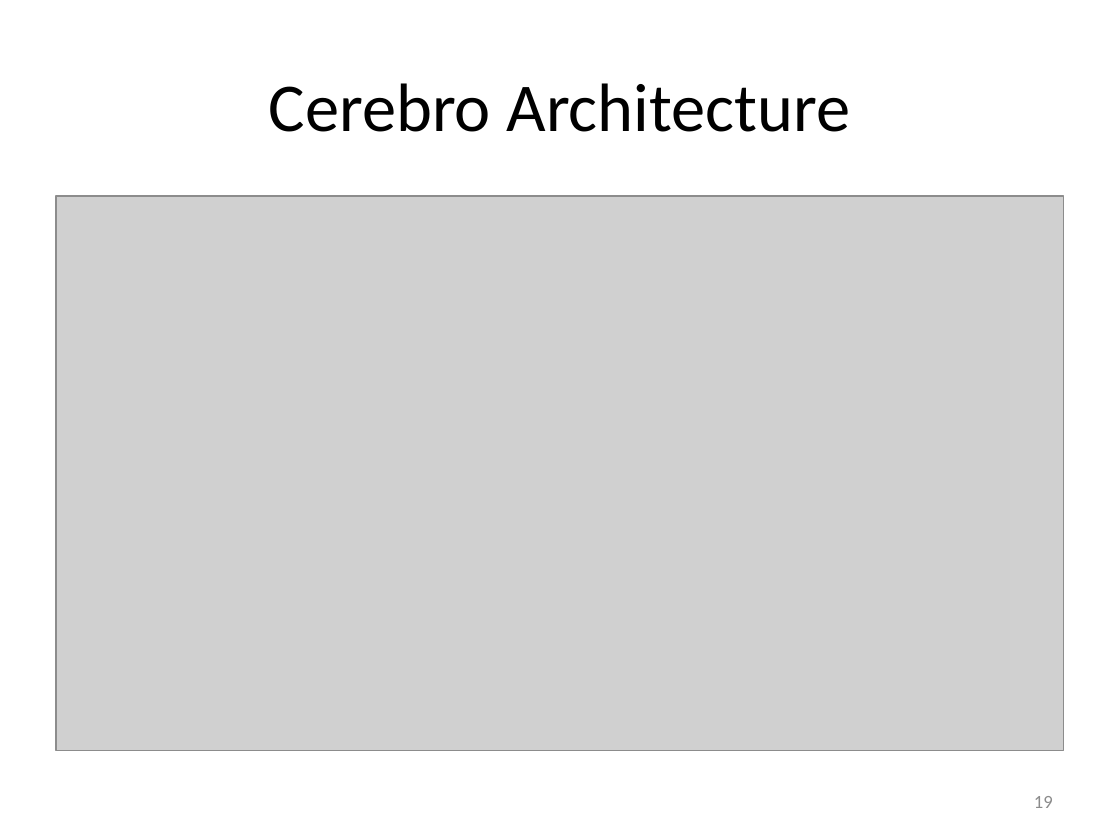
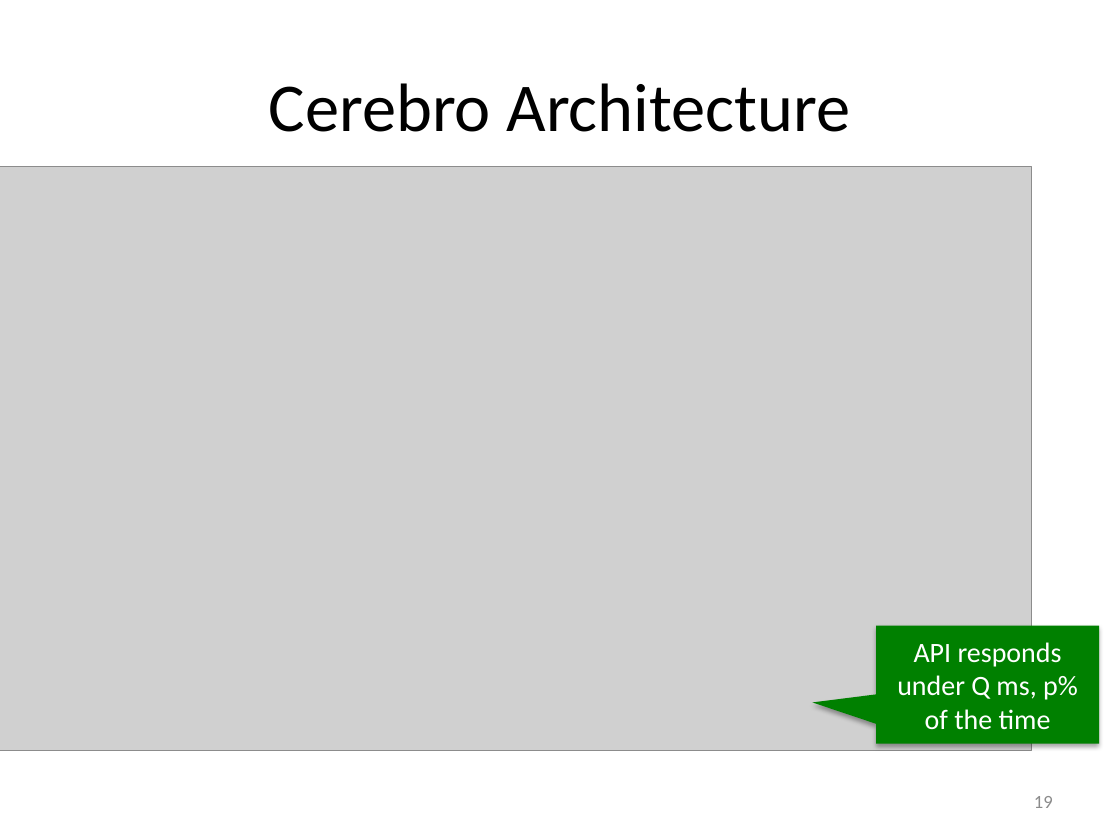
Before and after one commit to Dithn/eager-appscale, a slide deck: slide 19 of Eager/elk-experiment/appserver/system_design.pptx. Drawn at 1120x840 pixels with LibreOffice and Linux fonts; fonts in the diff are those of the drawing; grey boxes stand for pictures. Boxes give left, top, right and bottom in pixels: in the first picture for what was removed or moved away, otherwise in the second. Text is boxed around its words. In the diff, an @@ line names an element or a change of style, - is before the commit and + after.

```diff
--- a/Eager/elk-experiment/appserver/system_design.pptx
+++ b/Eager/elk-experiment/appserver/system_design.pptx
@@ picture: place and size @@
-picture at [56, 196, 1064, 750]
+picture at [0, 167, 1032, 750]
@@ speech box added at [876, 626, 1099, 744], fill #008000, 18 pt, text #FFFFFF @@
+API responds under Q ms, p% of the time
```
Also in this commit, not shown: 11 other slides changed.
